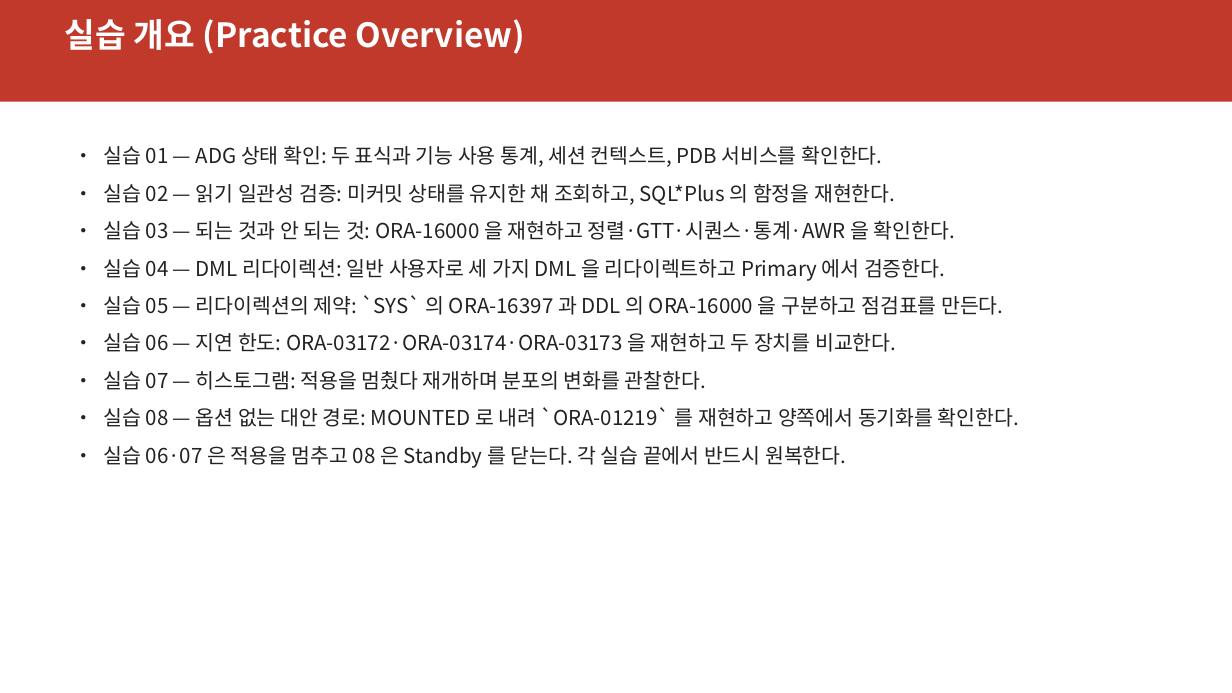
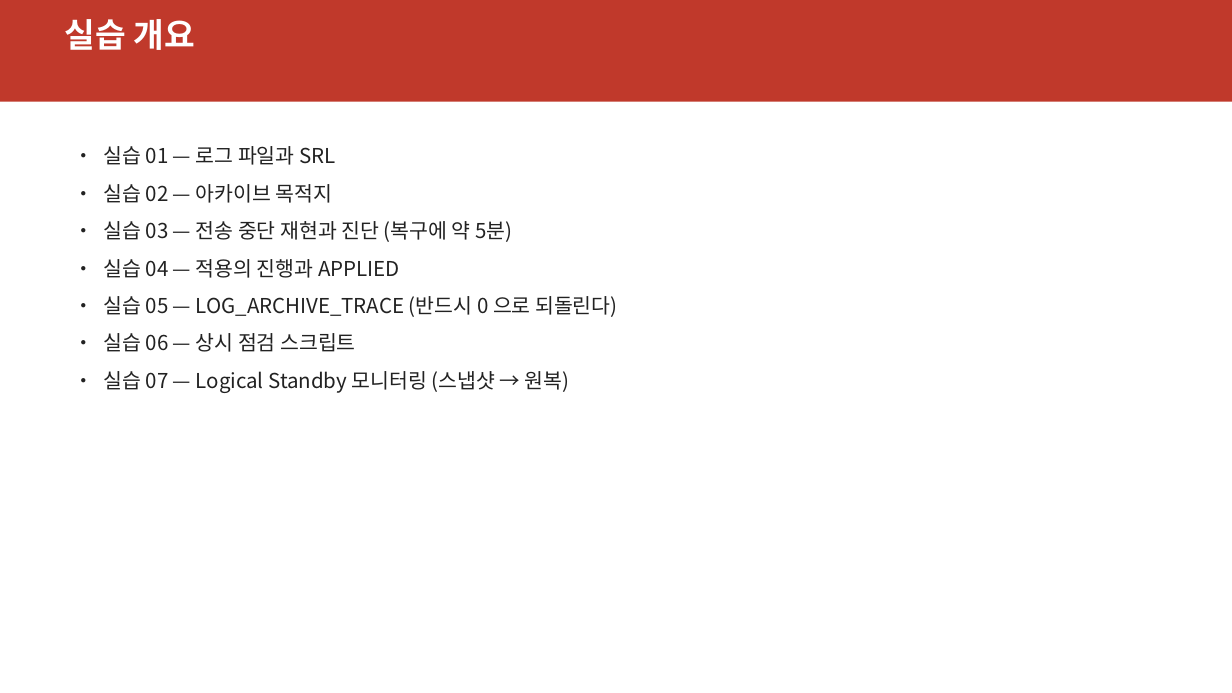
Before and after one commit to elpisk/OracleManual, a slide deck: slide 53 of ADG/15장/15장_V뷰기반모니터링과문제해결.pptx (slide 38 before the commit). Drawn at 1232x693 pixels with LibreOffice and Linux fonts; fonts in the diff are those of the drawing. Boxes give left, top, right and bottom in pixels: in the first picture for what was removed or moved away, otherwise in the second. Text is boxed around its words. In the diff, an @@ line names an element or a change of style, - is before the commit and + after.

```diff
--- a/ADG/15장/15장_V뷰기반모니터링과문제해결.pptx
+++ b/ADG/15장/15장_V뷰기반모니터링과문제해결.pptx
@@ text at (x1=64, y1=19, x2=194, y2=50): text changed @@
-실습 개요 (Practice Overview)
+실습 개요
@@ text at (x1=103, y1=146, x2=617, y2=393): text changed @@
-• 실습 01 — ADG 상태 확인: 두 표식과 기능 사용 통계, 세션 컨텍스트, PDB 서비스를 확인한다.
-• 실습 02 — 읽기 일관성 검증: 미커밋 상태를 유지한 채 조회하고, SQL*Plus 의 함정을 재현한다.
-• 실습 03 — 되는 것과 안 되는 것: ORA-16000 을 재현하고 정렬·GTT·시퀀스·통계·AWR 을 확인한다.
-• 실습 04 — DML 리다이렉션: 일반 사용자로 세 가지 DML 을 리다이렉트하고 Primary 에서 검증한다.
-• 실습 05 — 리다이렉션의 제약: `SYS` 의 ORA-16397 과 DDL 의 ORA-16000 을 구분하고 점검표를 만든다.
-• 실습 06 — 지연 한도: ORA-03172·ORA-03174·ORA-03173 을 재현하고 두 장치를 비교한다.
-• 실습 07 — 히스토그램: 적용을 멈췄다 재개하며 분포의 변화를 관찰한다.
-• 실습 08 — 옵션 없는 대안 경로: MOUNTED 로 내려 `ORA-01219` 를 재현하고 양쪽에서 동기화를 확인한다.
-• 실습 06·07 은 적용을 멈추고 08 은 Standby 를 닫는다. 각 실습 끝에서 반드시 원복한다.
+• 실습 01 — 로그 파일과 SRL
+• 실습 02 — 아카이브 목적지
+• 실습 03 — 전송 중단 재현과 진단 (복구에 약 5분)
+• 실습 04 — 적용의 진행과 APPLIED
+• 실습 05 — LOG_ARCHIVE_TRACE (반드시 0 으로 되돌린다)
+• 실습 06 — 상시 점검 스크립트
+• 실습 07 — Logical Standby 모니터링 (스냅샷 → 원복)
```
Also in this commit, not shown: 9 other slides changed, 43 slides added, 28 slides removed, 5 other files.
